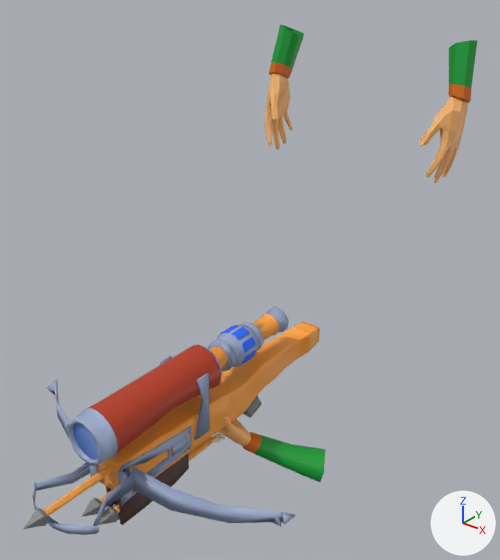
Two versions of the glTF model godot/brackeyssnipergame/assets/meshes/crossbow.gltf, one commit apart.
Camera for both pictures: a 50 mm camera at (0.997, -1.151, 1.071) aimed at (0.088, -0.014, 0.367). Arrows for +X, +Y and +Z are at lower right; the lights stay in place. Where no turn or scale is listed for an object, it has been applied to the vertices. Vertices at the same position are counted once.

Names of what the first picture shows: 'ArrowModel', 'ArrowModel.002', 'BowPart', 'Crossbow', 'Human 2', 'Human 2.001', 'Telescope'.
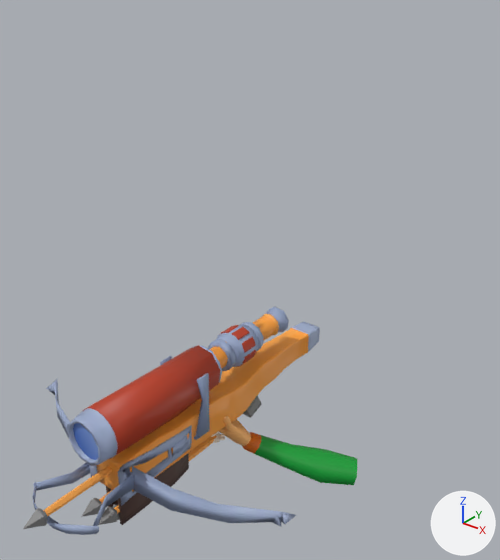
Edits to the bpy script that builds the scene:
```text
Change me_cube_003:
    where me_cube_003.from_pydata(...)  # 5934 vertices, 11894 faces; spans x -0.049..0.054, y -0.404..0.39, z -0.14..0.052
    used by ob_crossbow; location = (0.0, 0.0, 0.008)
    me_cube_003 part 1: texture (UV) coordinates of 940 of 11894 faces, centred in x -0.033..0.033, y 0.333..0.39, z -0.028..0.036, changed; they spanned u 0.29..0.42, v 0.71..0.76 and now span u 0.74..0.87, v 0.96..0.98
Change me_human:
    used by ob_human_2; location = (-0.004, -0.036, -0.064)
    remove me_human.from_pydata(...)  # 312 vertices, 598 faces; spans x -0.083..0.272, y -0.055..0.18, z -0.159..0.062
    add me_human.from_pydata(...)  # 320 vertices, 614 faces; spans x -0.083..0.341, y -0.055..0.215, z -0.16..0.062
    me_human part 2
    8 vertices are added at x 0.304..0.341, y 0.151..0.215, z -0.16..-0.093
    16 new faces join them
Change me_3d_telescope_1:
    used by ob_telescope; location = (-0.001, -0.148, 0.121)
    remove me_3d_telescope_1.from_pydata(...)  # 1059 vertices, 1873 faces; spans x -0.063..0.063, y -0.314..0.368, z -0.128..0.068
    add me_3d_telescope_1.from_pydata(...)  # 1079 vertices, 1917 faces; spans x -0.063..0.063, y -0.314..0.368, z -0.128..0.07
    me_3d_telescope_1 part 3
    4 vertices are removed from x 0.043..0.059, y -0.273..0.059, z -0.022..0.052
    14 faces are deleted
    38 vertices move from x -0.061..0.059, y -0.273..0.059, z -0.05..0.068 to x -0.059..0.057, y -0.273..0.059, z -0.052..0.07
    24 vertices are added at x -0.049..0.06, y -0.273..0.059, z -0.05..0.06
    54 new faces join them
    me_3d_telescope_1 part 4: 959 kept faces spanning x -0.05..0.049, y 0.163..0.208, z -0.04..0.059 get new texture (UV) coordinates
Remove ob_human_2_001:
    ob_human_2_001 = bpy.data.objects.new('Human 2.001', me_human_001)
    ob_human_2_001.location = (0.129, 0.415, -0.082)
```

Changed parts and their boxes [x1, y1, x2, y2] in the pictures (500 x 560 px):
'Human 2.001', deleted: before [265, 25, 477, 183]
'Human 2', reshaped (29% wider): before [219, 416, 326, 482]; after [219, 416, 357, 485]
part 1 of me_cube_003, surface changed (orange to blue): [292, 322, 320, 352] in both
part 2 of me_human, added (green): after [320, 450, 357, 485]
part 3 of me_3d_telescope_1, built on: before [89, 344, 221, 453]; after [83, 345, 221, 459]
part 4 of me_3d_telescope_1, surface changed (blue to red): [221, 325, 256, 367] in both
